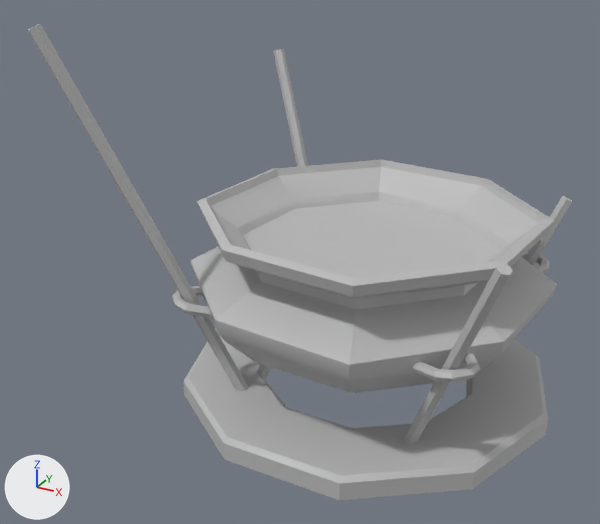
The FBX model Assets/Models/Environment/SM_Cauldron_002.fbx as it was, and as the next commit left it.
The view is the same before and after, from a camera (50 mm lens) standing at (1.27, -2.71, 1.86) and looking at (-0.13, -0.15, 0.58). The lights are fixed; the arrows at lower left show +X, +Y and +Z. Where no turn or scale is listed for an object, it has been applied to the vertices.

The first picture shows 'geo_cauldron'.
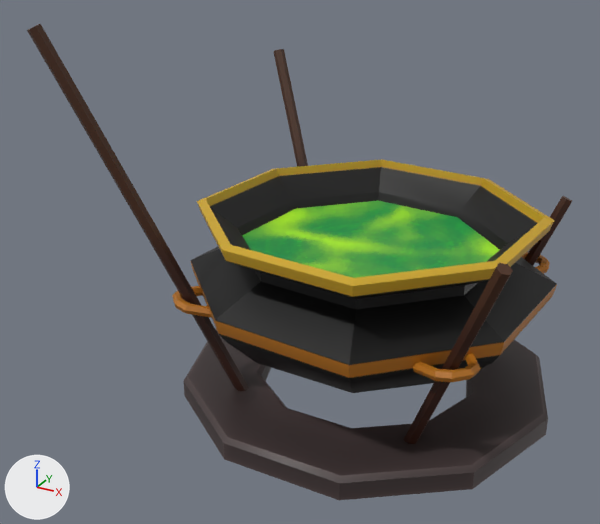
Boxes [x1, y1, x2, y2] around the edits, measured in the pictures (600 x 524 px):
'geo_cauldron', surface changed (grey to black): [27, 24, 572, 500] in both

What the commit changed:
Picture 'SM_Cauldron_002_potion_BaseMap.1002.png' (img_sm_cauldron_002_potion_basemap_1002_png) is new.
Picture 'SM_Cauldron_002_lambert1_BaseMap.1002.png' (img_sm_cauldron_002_lambert1_basemap_1002_png) is new.
In material 'lambert1' (mat_lambert1), base_color is no longer (0.5, 0.5, 0.5), grey #bcbcbc.
In material 'lambert1' (mat_lambert1), texture is now set to img_sm_cauldron_002_lambert1_basemap_1002_png.
In material 'potion' (mat_potion), base_color is no longer (0.5, 0.5, 0.5), grey #bcbcbc.
In material 'potion' (mat_potion), texture is now set to img_sm_cauldron_002_potion_basemap_1002_png.
